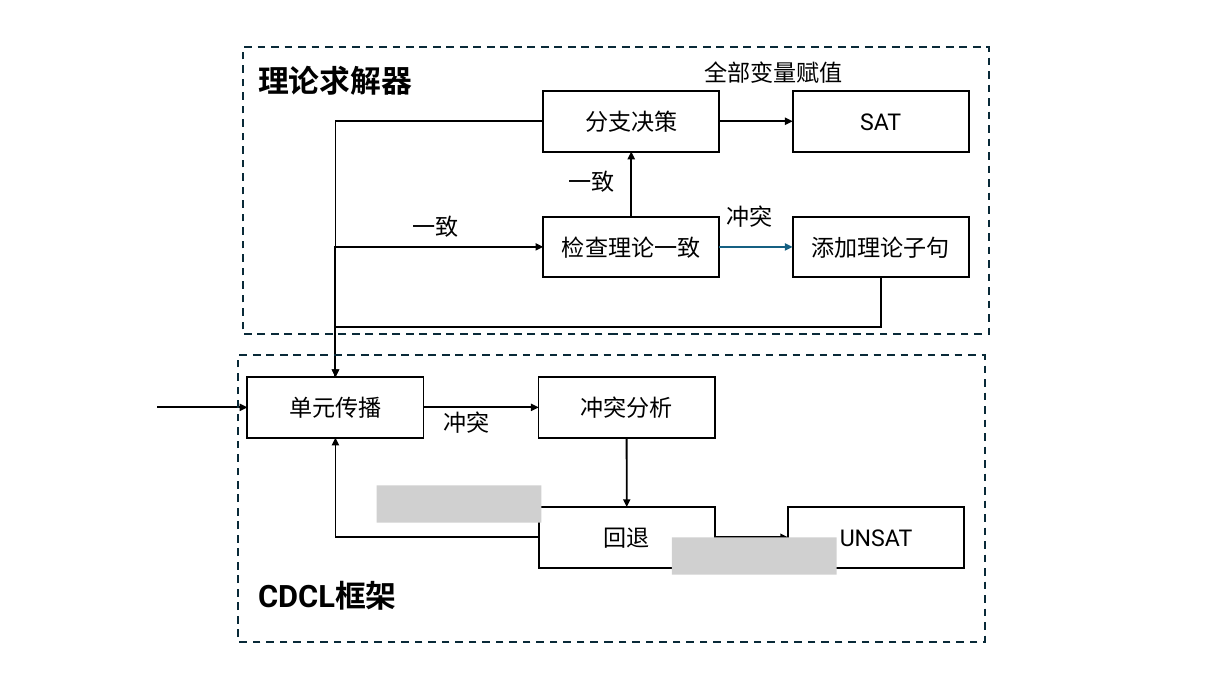
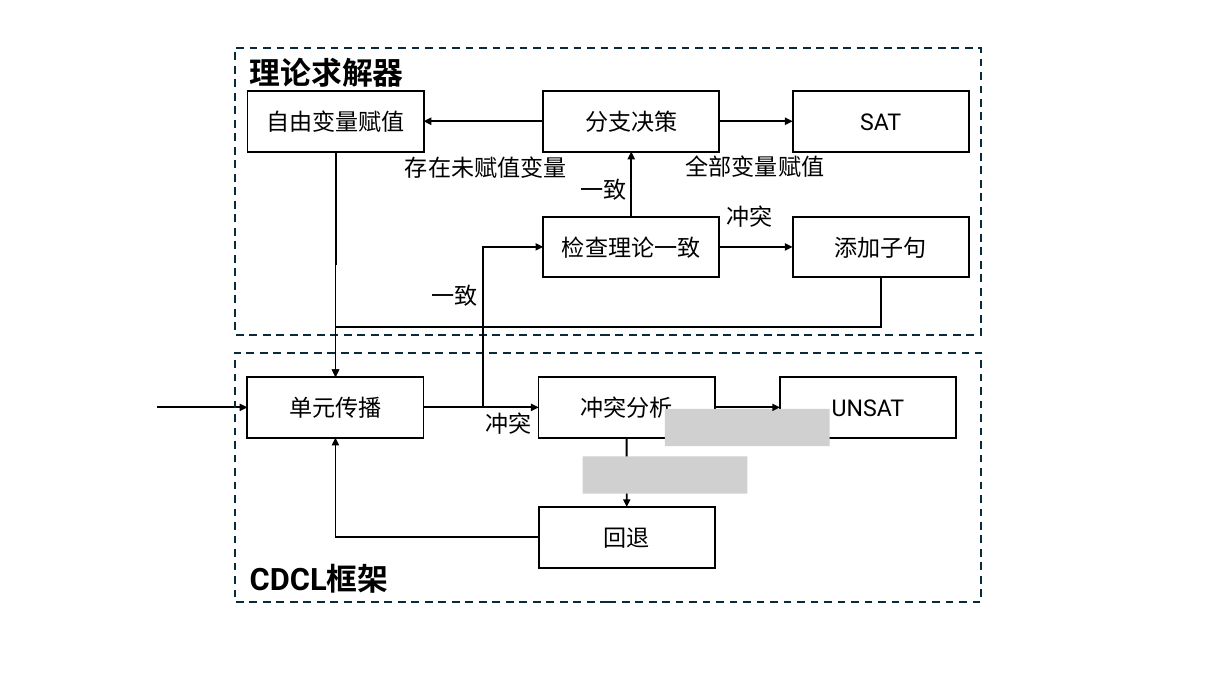
Before and after one commit to yogurt-shadow/Master_Thesis, a slide deck: slide 7 of draw.pptx (slide 6 before the commit). Drawn at 1232x693 pixels with LibreOffice and Linux fonts; fonts in the diff are those of the drawing; grey boxes stand for pictures. Boxes give left, top, right and bottom in pixels: in the first picture for what was removed or moved away, otherwise in the second. Text is boxed around its words. In the diff, an @@ line names an element or a change of style, - is before the commit and + after.

```diff
--- a/draw.pptx
+++ b/draw.pptx
@@ rectangle: place and size @@
-rectangle at box(243, 47, 990, 334)
+rectangle at box(235, 48, 982, 335)
@@ text "理论求解器" rewrapped from box(258, 66, 412, 95) to box(250, 58, 404, 92) @@
@@ rectangle added at box(248, 91, 424, 152), fill #FFFFFF, outline #000000 1.5 pt, 18 pt, text #000000 @@
+自由变量赋值
@@ arrow added from (543, 121) to (424, 121), #000000 1.5 pt @@
@@ text "全部变量赋值": place and size @@
-text "全部变量赋值" at box(704, 61, 843, 83)
+text "全部变量赋值" at box(686, 152, 825, 177)
@@ elbow arrow moved from (543, 121) - (335, 377) to (335, 152) - (335, 377) @@
@@ text added at box(405, 152, 567, 178), 18 pt, text #000000 @@
+存在未赋值变量
@@ text "一致": place and size @@
-text "一致" at box(568, 170, 614, 192)
+text "一致" at box(581, 178, 627, 200)
@@ text in rectangle at box(834, 236, 926, 258): text changed @@
-添加理论子句
+添加子句
@@ elbow arrow moved from (335, 377) - (543, 247) to (423, 408) - (543, 247) @@
@@ arrow (720, 247) - (793, 247): stroke #156082 1.5 pt to #000000 1.5 pt @@
@@ text "一致": place and size @@
-text "一致" at box(412, 215, 458, 237)
+text "一致" at box(431, 284, 477, 306)
@@ rectangle: place and size @@
-rectangle at box(238, 355, 985, 641)
+rectangle at box(235, 353, 982, 603)
@@ rectangle "UNSAT": place and size @@
-rectangle "UNSAT" at box(788, 507, 965, 568)
+rectangle "UNSAT" at box(780, 377, 957, 438)
@@ text "冲突" rewrapped from box(443, 411, 489, 433) to box(486, 408, 532, 434) @@
@@ picture added at box(665, 409, 830, 446) @@
@@ arrow moved from (715, 537) - (788, 537) to (715, 408) - (780, 408) @@
@@ picture added at box(582, 457, 747, 494) @@
@@ picture removed at box(377, 485, 542, 522) @@
@@ picture removed at box(672, 538, 836, 575) @@
@@ text "CDCL框架": place and size @@
-text "CDCL框架" at box(258, 580, 397, 610)
+text "CDCL框架" at box(250, 563, 389, 593)
```
Also in this commit, not shown: 3 slides added, 1 slide removed, 25 other files.
